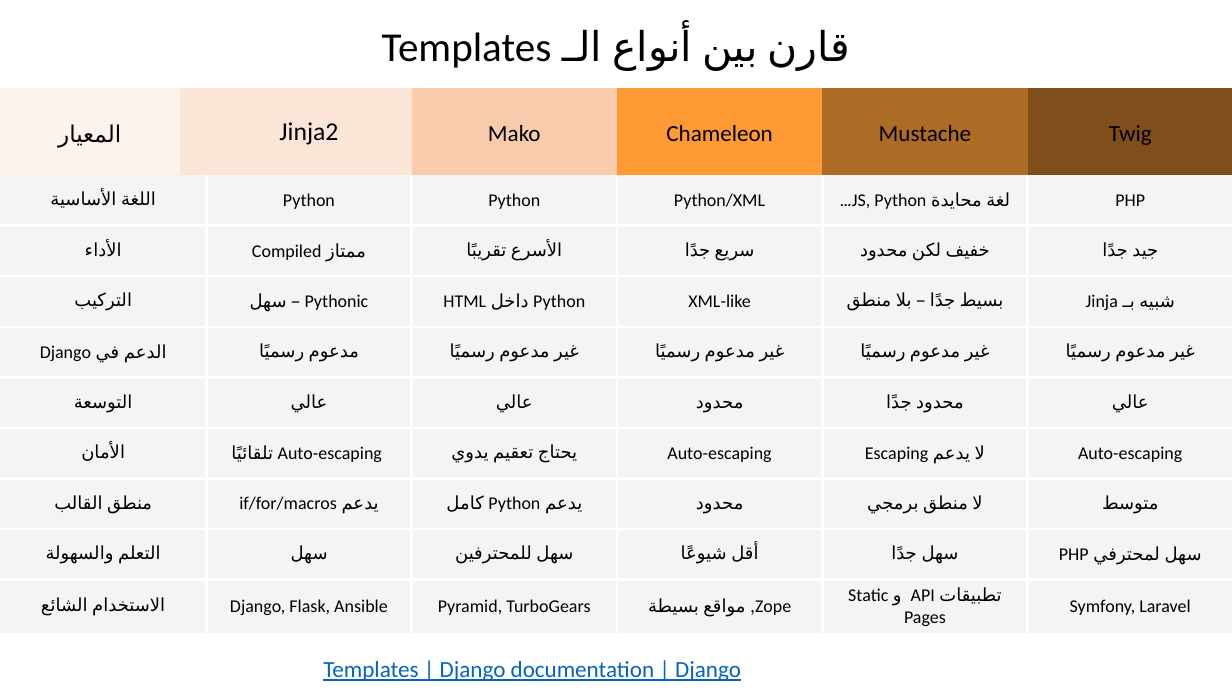
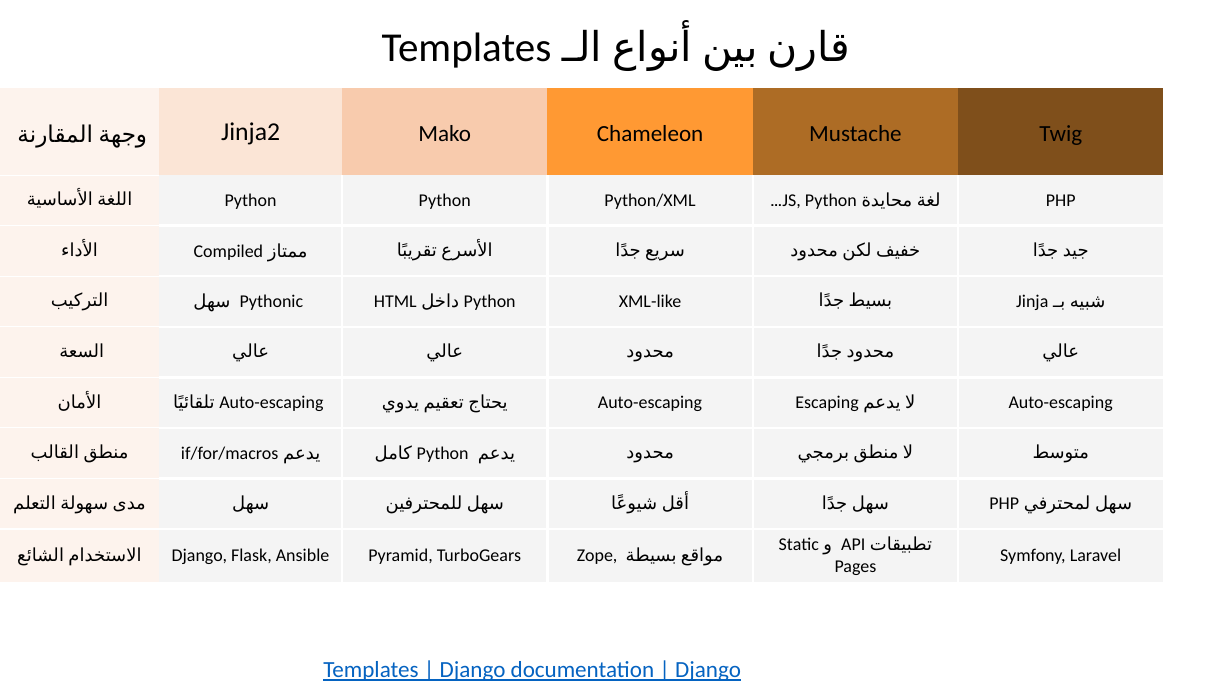
Before and after one commit to re6-25/softwareEngineer_Reem_AL-waeel, a slide deck: slide 2 of labs/lab 3/Reem Taher hw _lab 3.pptx. Drawn at 1232x693 pixels with LibreOffice and Linux fonts; fonts in the diff are those of the drawing. Boxes give left, top, right and bottom in pixels: in the first picture for what was removed or moved away, otherwise in the second. Text is boxed around its words. In the diff, an @@ line names an element or a change of style, - is before the commit and + after.

```diff
--- a/labs/lab 3/Reem Taher hw _lab 3.pptx
+++ b/labs/lab 3/Reem Taher hw _lab 3.pptx
@@ table at (0, 88, 1163, 580) @@
-المعيار |  | Jinja2 | Mako | Chameleon | Mustache | Twig
-اللغة الأساسية |  | Python | Python | Python/XML | لغة محايدة JS, Python… | PHP
-الأداء |  | ممتاز Compiled | الأسرع تقريبًا | سريع جدًا | خفيف لكن محدود | جيد جدًا
-التركيب |  | Pythonic – سهل | Python داخل HTML | XML-like | بسيط جدًا – بلا منطق | شبيه بـ Jinja
-الدعم في Django |  | مدعوم رسميًا | غير مدعوم رسميًا | غير مدعوم رسميًا | غير مدعوم رسميًا | غير مدعوم رسميًا
-التوسعة |  | عالي | عالي | محدود | محدود جدًا | عالي
-الأمان |  | Auto-escaping تلقائيًا | يحتاج تعقيم يدوي | Auto-escaping | لا يدعم Escaping | Auto-escaping
-منطق القالب |  | يدعم if/for/macros | يدعم Python كامل | محدود | لا منطق برمجي | متوسط
-التعلم والسهولة |  | سهل | سهل للمحترفين | أقل شيوعًا | سهل جدًا | سهل لمحترفي PHP
-الاستخدام الشائع |  | Django, Flask, Ansible | Pyramid, TurboGears | Zope, مواقع بسيطة | تطبيقات API و Static Pages | Symfony, Laravel
+وجهة المقارنة | Jinja2 | Mako | Chameleon | Mustache | Twig
+اللغة الأساسية | Python | Python | Python/XML | لغة محايدة JS, Python… | PHP
+الأداء | ممتاز Compiled | الأسرع تقريبًا | سريع جدًا | خفيف لكن محدود | جيد جدًا
+التركيب | Pythonic سهل | Python داخل HTML | XML-like | بسيط جدًا | شبيه بـ Jinja
+السعة | عالي | عالي | محدود | محدود جدًا | عالي
+الأمان | Auto-escaping تلقائيًا | يحتاج تعقيم يدوي | Auto-escaping | لا يدعم Escaping | Auto-escaping
+منطق القالب | يدعم if/for/macros | يدعم Python كامل | محدود | لا منطق برمجي | متوسط
+مدى سهولة التعلم | سهل | سهل للمحترفين | أقل شيوعًا | سهل جدًا | سهل لمحترفي PHP
+الاستخدام الشائع | Django, Flask, Ansible | Pyramid, TurboGears | Zope, مواقع بسيطة | تطبيقات API و Static Pages | Symfony, Laravel
@@ table: place and size @@
-table at (0, 88, 1231, 630)
+table at (0, 88, 1163, 580)
```
Also in this commit, not shown: 5 other slides changed, 2 other files.
